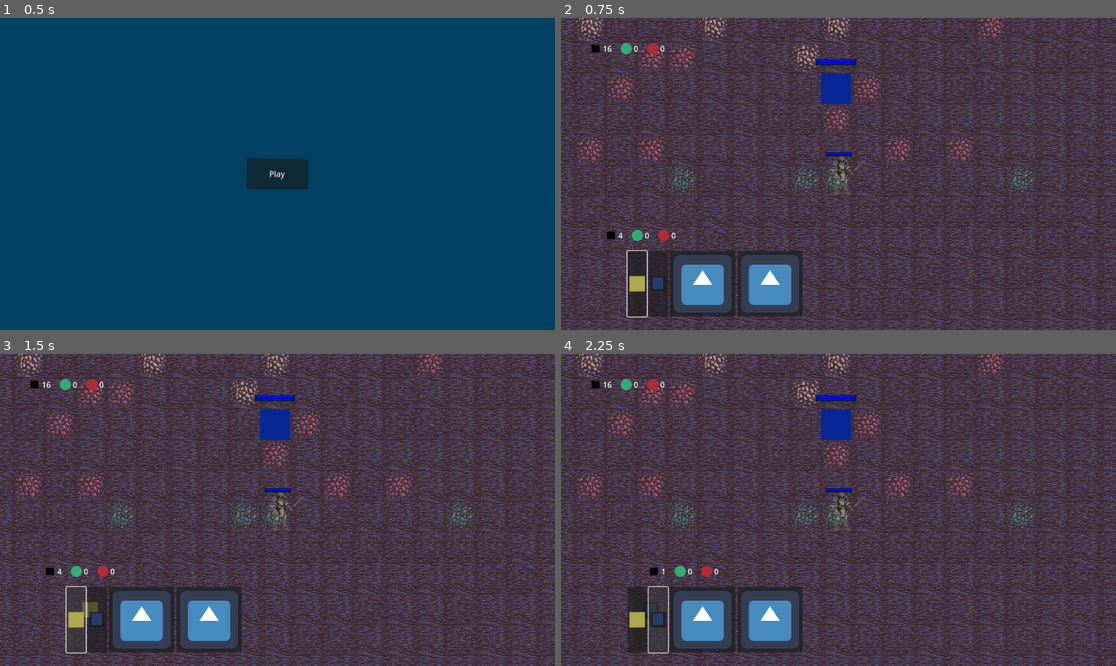
Above: before the commit, frames 1-4 (two rows, left to right).
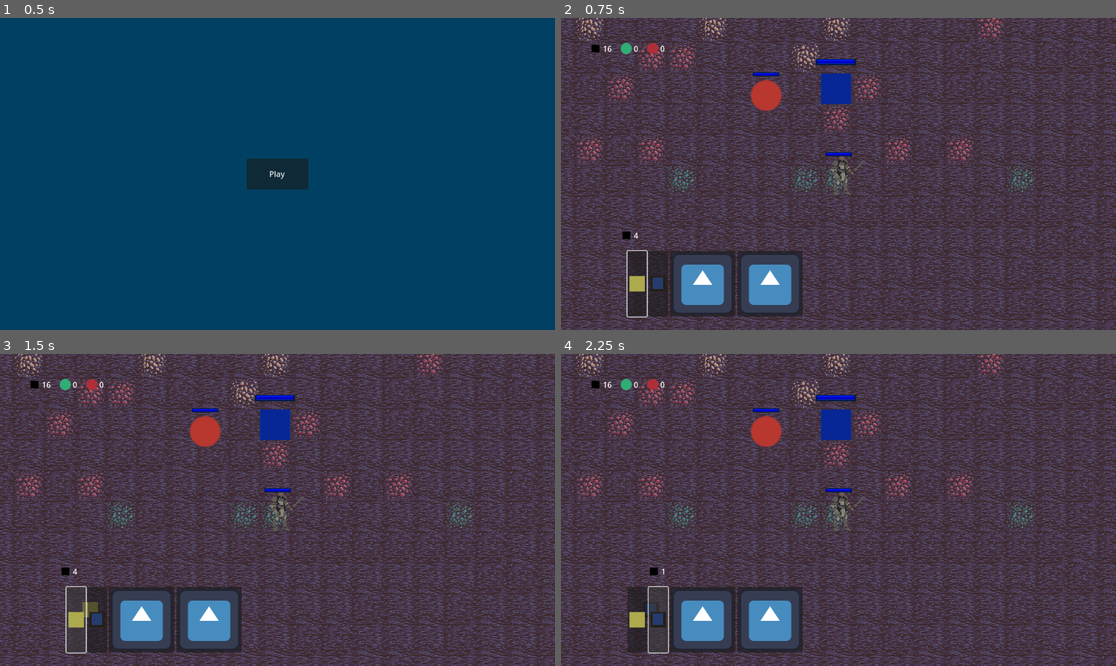
Above: after the commit, the same moments.

Repository: Schmo103/Euclid
Game: Godot game, scene res://menu/menu.tscn
The game is run twice, just before and just after one commit, with the same random seed, the same clock (stepped at 60 frames per second) and the same inputs. The engine's default icon, where the game draws it, is replaced by a stand-in: a white triangle on a blue panel in a dark square.
Inputs (mouse positions are in pixels of both pictures, inside the frame that each line leads up to):
- Up to frame 1 (0.5 s): no input
- Up to frame 2 (0.75 s): click "Play" at 0.5 s
- Up to frame 3 (1.5 s): click (77, 619) at 1.25 s
- Up to frame 4 (2.25 s): click (660, 619) at 2 s

Frame 1 is identical in both runs. In frame 2, 0.7% of the frame differs, in the area x 8-40%, y 17-72%; in frame 3, 0.7%; in frame 4, 0.7%.

Commit message:
Added laser and missile towers

Diff:
--- a/Euclid/building_system/building_gui/tower_display.gd
+++ b/Euclid/building_system/building_gui/tower_display.gd
@@ -33,7 +33,7 @@
 
 
 func set_up_price_display() -> void:
-	commodity_display_manager.set_commodities_to_price(tower_stats.price, false)
+	commodity_display_manager.set_commodities_to_price(tower_stats.price)
 
 
 func update_size_dependant_properties() -> void:
--- a/Euclid/enemies/enemy.gd
+++ b/Euclid/enemies/enemy.gd
@@ -1,14 +1,15 @@
 class_name Enemy
 extends RigidBody2D
 
-@export var health : int = 10:
+@export var health : int = 100:
 	set(h):
-		set_health(h)
+		health = set_health(h)
 
 @export var speed : int
 
 func _ready() -> void:
 	add_to_group("entity")
+	add_to_group("enemy")
 
 
 func take_damage(dmg : int) -> void:
@@ -22,7 +23,9 @@
 	queue_free()
 
 
-func set_health(h : int) -> void:
-	health = h
-	if health < 0:
-		health = 0
+func set_health(h : int) -> int:
+#	health = h
+	if h < 0:
+		return 0
+	else:
+		return h
--- a/Euclid/enemies/standard/standard_enemy.gd
+++ b/Euclid/enemies/standard/standard_enemy.gd
@@ -12,7 +12,7 @@
 var dir : Vector2
 var moving : bool = false
 
-@export var damage_dealt : int = 1
+@export var damage_dealt : int = 10
 
 
 func _ready() -> void:
@@ -57,10 +57,9 @@
 		s.set_linear_velocity(Vector2.ZERO)
 
 
-func set_health(h : int) -> void:
-	super(h)
-	health_display.value = h
-
+func set_health(h : int) -> int:
+	health_display.value = super(h)
+	return super(h)
 
 func _on_navigation_agent_2d_velocity_computed(safe_velocity):
 	lv = safe_velocity
--- a/Euclid/game_state/game_state.gd
+++ b/Euclid/game_state/game_state.gd
@@ -15,6 +15,7 @@
 var back_tile_map : TileMap
 var front_tile_map : TileMap
 var world : World
+var missiles : MissileManager
 
 #tile size information
 var tile_size : Vector2 = Vector2(32, 32)
--- a/Euclid/player/player.gd
+++ b/Euclid/player/player.gd
@@ -13,7 +13,7 @@
 
 @export var health_display : Control
 
-@export var health := 10:
+@export var health := 100:
 	set(h):
 		if h <= 0:
 			health = 0
--- a/Euclid/towers/farm_tower/farm_tower.tscn
+++ b/Euclid/towers/farm_tower/farm_tower.tscn
@@ -8,10 +8,11 @@
 [sub_resource type="RectangleShape2D" id="RectangleShape2D_retlc"]
 size = Vector2(32, 22)
 
-[node name="FarmTower" type="StaticBody2D" node_paths=PackedStringArray("health_display") groups=["farm"]]
+[node name="FarmTower" type="StaticBody2D" node_paths=PackedStringArray("health_display", "tower_menu") groups=["farm"]]
 collision_layer = 3
 script = ExtResource("1_05r2u")
 health_display = NodePath("HealthDisplay")
+tower_menu = NodePath("TowerMenu")
 
 [node name="Sprite2D" type="Sprite2D" parent="."]
 texture = ExtResource("2_qk1ss")
@@ -34,9 +35,6 @@
 offset_bottom = 17.0
 scale = Vector2(0.19, 0.1)
 
-[node name="CanvasLayer" type="CanvasLayer" parent="."]
-layer = 2
-
 [node name="TowerMenu" parent="." instance=ExtResource("4_6yrhs")]
 
 [connection signal="timeout" from="FarmTimer" to="." method="_on_farm_timer_timeout"]
--- a/Euclid/towers/laser_tower/laser_tower.gd
+++ b/Euclid/towers/laser_tower/laser_tower.gd
@@ -1,2 +1,78 @@
 class_name LaserTower
 extends Tower
+
+@export var enemy_detector : Area2D
+@export var laser_fire_postion : Node2D
+@export var laser_line : Line2D
+
+@export var damage : int = 20
+
+@export var load_duration : float = 2.5
+var loaded : bool = false
+
+@export var fire_duration : float = 0.5
+var firing : bool = false
+
+
+
+var target : Node2D = null
+
+func _ready() -> void:
+	super()
+	$LoadTimer.wait_time = load_duration
+	$LoadTimer.start()
+	$FireTimer.wait_time = fire_duration
+	laser_line.visible = false
+
+
+func _process(_delta) -> void:
+	if can_fire():
+		set_target()
+		if target != null:
+			fire_laser()
+	if firing:
+		if is_instance_valid(target):
+			draw_laser()
+		else:
+			firing = false
+
+
+func fire_laser() -> void:
+	loaded = false
+	firing = true
+	target.take_damage(damage)
+	draw_laser()
+	$FireTimer.start()
+	$LoadTimer.start()
+
+
+func draw_laser() -> void:
+	laser_line.visible = true
+	laser_line.clear_points()
+	laser_line.add_point(laser_fire_postion.position)
+	laser_line.add_point(to_local(target.global_position))
+
+
+func set_target() -> void:
+	var bodies = enemy_detector.get_overlapping_bodies()
+	if is_instance_valid(target) and bodies.has(target):
+		return
+	else:
+		target = null
+		for b in bodies:
+			if b.is_in_group("enemy"):
+				target = b
+				return
+
+
+func can_fire() -> bool:
+	return loaded and not firing
+
+
+func _on_load_timer_timeout():
+	loaded = true
+
+
+func _on_fire_timer_timeout():
+	firing = false
+	laser_line.visible = false
--- a/Euclid/towers/laser_tower/laser_tower.tscn
+++ b/Euclid/towers/laser_tower/laser_tower.tscn
@@ -8,9 +8,15 @@
 [sub_resource type="RectangleShape2D" id="RectangleShape2D_vplbq"]
 size = Vector2(32, 22)
 
-[node name="LaserTower" type="StaticBody2D" node_paths=PackedStringArray("health_display", "tower_menu")]
+[sub_resource type="CircleShape2D" id="CircleShape2D_5kc2r"]
+radius = 125.0
+
+[node name="LaserTower" type="StaticBody2D" node_paths=PackedStringArray("enemy_detector", "laser_fire_postion", "laser_line", "health_display", "tower_menu")]
 collision_layer = 3
 script = ExtResource("1_i48fo")
+enemy_detector = NodePath("EnemyDetector")
+laser_fire_postion = NodePath("LaserFirePosition")
+laser_line = NodePath("LaserLine")
 type = 1
 health_display = NodePath("HealthDisplay")
 tower_menu = NodePath("TowerMenu")
@@ -31,3 +37,25 @@
 scale = Vector2(0.19, 0.1)
 
 [node name="TowerMenu" parent="." instance=ExtResource("4_mn7y1")]
+
+[node name="LaserFirePosition" type="Node2D" parent="."]
+
+[node name="LoadTimer" type="Timer" parent="."]
+one_shot = true
+
+[node name="EnemyDetector" type="Area2D" parent="."]
+collision_layer = 4
+
+[node name="CollisionShape2D" type="CollisionShape2D" parent="EnemyDetector"]
+shape = SubResource("CircleShape2D_5kc2r")
+
+[node name="FireTimer" type="Timer" parent="."]
+one_shot = true
+
+[node name="LaserLine" type="Line2D" parent="."]
+width = 2.0
+default_color = Color(0.0392157, 0.607843, 0.941176, 1)
+antialiased = true
+
+[connection signal="timeout" from="LoadTimer" to="." method="_on_load_timer_timeout"]
+[connection signal="timeout" from="FireTimer" to="." method="_on_fire_timer_timeout"]
--- /dev/null
+++ b/Euclid/towers/missile_tower/missile.gd
@@ -0,0 +1,45 @@
+class_name Missile
+extends Area2D
+
+var target : Node2D
+var direction : Vector2 = Vector2.UP
+var speed : float
+
+var damage : int = 10
+
+var duration : float = 5
+
+func _ready() -> void:
+	$DurationTimer.wait_time = duration
+
+
+func _process(delta):
+	move_missile(delta)
+
+
+func move_missile(delta : float) -> void:
+	if is_instance_valid(target):
+		direction = position.direction_to(target.position)
+	position += direction * speed * delta
+
+
+func free_missile() -> void:
+	queue_free()
+
+
+func can_hit(body : Node2D) -> bool:
+	return body.is_in_group("enemy")
+
+
+func hit(body : Node2D) -> void:
+	body.take_damage(damage)
+	free_missile()
+
+
+func _on_duration_timer_timeout() -> void:
+	free_missile()
+
+
+func _on_body_entered(body : Node2D) -> void:
+	if can_hit(body):
+		hit(body)
--- /dev/null
+++ b/Euclid/towers/missile_tower/missile.tscn
@@ -0,0 +1,24 @@
+[gd_scene load_steps=4 format=3 uid="uid://dovtyx7qooi7d"]
+
+[ext_resource type="Script" path="res://towers/missile_tower/missile.gd" id="1_ri7c0"]
+[ext_resource type="Texture2D" uid="uid://c85gy73nrfd1u" path="res://art/filler_missile.png" id="1_yjlmy"]
+
+[sub_resource type="CircleShape2D" id="CircleShape2D_ys2dh"]
+radius = 15.0
+
+[node name="Missile" type="Area2D"]
+script = ExtResource("1_ri7c0")
+
+[node name="Sprite2D" type="Sprite2D" parent="."]
+texture_filter = 1
+texture = ExtResource("1_yjlmy")
+
+[node name="CollisionShape2D" type="CollisionShape2D" parent="."]
+visible = false
+shape = SubResource("CircleShape2D_ys2dh")
+
+[node name="DurationTimer" type="Timer" parent="."]
+autostart = true
+
+[connection signal="body_entered" from="." to="." method="_on_body_entered"]
+[connection signal="timeout" from="DurationTimer" to="." method="_on_duration_timer_timeout"]
--- a/Euclid/towers/missile_tower/missile_tower.gd
+++ b/Euclid/towers/missile_tower/missile_tower.gd
@@ -1,2 +1,59 @@
 class_name MissileTower
 extends Tower
+
+@export var missie_launch_point : Node2D
+@export var enemy_detector : Area2D
+var missile_scene : PackedScene = preload("res://towers/missile_tower/missile.tscn")
+
+@export var damage : int = 10
+
+@export var load_time : float = 1
+var loaded : bool = false
+
+@export var missile_speed : float = 300
+var target : Node2D = null
+
+
+func _ready() -> void:
+	super()
+	$LoadTimer.wait_time = load_time
+	$LoadTimer.start()
+
+
+func _process(_delta) -> void:
+	if can_fire():
+		set_target()
+		if target != null:
+			fire_missile(target, missile_speed, damage)
+
+
+func fire_missile(t : Node2D, speed : float, d : int) -> void:
+	var m = missile_scene.instantiate()
+	m.position = missie_launch_point.global_position
+	m.target = t
+	m.speed = speed
+	m.damage = d
+	GameState.missiles.add_missile(m)
+	loaded = false
+	$LoadTimer.start()
+
+
+func set_target() -> void:
+	var bodies = enemy_detector.get_overlapping_bodies()
+	if is_instance_valid(target) and bodies.has(target):
+		return
+	else:
+		target = null
+		for b in bodies:
+			if b.is_in_group("enemy"):
+				target = b
+				return
+
+
+#returns true if tower is able to fire, regardless of whether or not a target is available
+func can_fire() -> bool:
+	return loaded
+
+
+func _on_load_timer_timeout():
+	loaded = true
--- a/Euclid/towers/missile_tower/missile_tower.tscn
+++ b/Euclid/towers/missile_tower/missile_tower.tscn
@@ -8,19 +8,27 @@
 [sub_resource type="RectangleShape2D" id="RectangleShape2D_l5hmj"]
 size = Vector2(32, 22)
 
-[node name="MissileTower" type="StaticBody2D" node_paths=PackedStringArray("health_display", "tower_menu")]
+[sub_resource type="CircleShape2D" id="CircleShape2D_ec7dw"]
+radius = 125.0
+
+[node name="MissileTower" type="StaticBody2D" node_paths=PackedStringArray("missie_launch_point", "enemy_detector", "health_display", "tower_menu")]
 collision_layer = 3
 script = ExtResource("1_v2k5x")
+missie_launch_point = NodePath("MissileLaunchPoint")
+enemy_detector = NodePath("EnemyDetector")
 health_display = NodePath("HealthDisplay")
 tower_menu = NodePath("TowerMenu")
 
 [node name="Sprite2D" type="Sprite2D" parent="."]
+self_modulate = Color(0.188235, 0.176471, 0.14902, 1)
 scale = Vector2(0.25, 0.25)
 texture = ExtResource("1_0ansi")
 
 [node name="CollisionShape2D" type="CollisionShape2D" parent="."]
 position = Vector2(0, 5)
 shape = SubResource("RectangleShape2D_l5hmj")
+
+[node name="MissileLaunchPoint" type="Node2D" parent="."]
 
 [node name="HealthDisplay" parent="." instance=ExtResource("4_76p3g")]
 offset_left = -13.0
@@ -30,3 +38,14 @@
 scale = Vector2(0.19, 0.1)
 
 [node name="TowerMenu" parent="." instance=ExtResource("4_1b52b")]
+
+[node name="LoadTimer" type="Timer" parent="."]
+one_shot = true
+
+[node name="EnemyDetector" type="Area2D" parent="."]
+collision_layer = 4
+
+[node name="CollisionShape2D" type="CollisionShape2D" parent="EnemyDetector"]
+shape = SubResource("CircleShape2D_ec7dw")
+
+[connection signal="timeout" from="LoadTimer" to="." method="_on_load_timer_timeout"]
--- a/Euclid/towers/tower.gd
+++ b/Euclid/towers/tower.gd
@@ -10,7 +10,7 @@
 @export_enum("UTIL", "DEFENSE", "TERRAIN")
 var type : int = tower_types.UTIL
 
-@export var health := 10:
+@export var health := 100:
 	set(h):
 		if h <= 0:
 			health = 0
@@ -42,6 +42,7 @@
 
 	if tower_menu != null:
 		tower_menu.sell_clicked.connect(_on_sell_clicked)
+#		tower_menu.position =
 	else:
 		push_error("Tower: " + str(self) + " at pos: " + str(tile_pos) + "has no menu assigned")
 
--- a/Euclid/towers/tower_menu.tscn
+++ b/Euclid/towers/tower_menu.tscn
@@ -3,6 +3,7 @@
 [ext_resource type="Script" path="res://towers/tower_menu.gd" id="1_x1hlq"]
 
 [node name="TowerMenu" type="Control"]
+z_index = 4096
 layout_mode = 3
 anchors_preset = 0
 offset_right = 40.0
--- /dev/null
+++ b/Euclid/world/missiles.gd
@@ -0,0 +1,9 @@
+class_name MissileManager
+extends Node2D
+
+func _enter_tree() -> void:
+	GameState.missiles = self
+
+
+func add_missile(m : Node) -> void:
+	add_child(m)
--- a/Euclid/world/world.tscn
+++ b/Euclid/world/world.tscn
@@ -19,6 +19,7 @@
 [ext_resource type="PackedScene" uid="uid://b2kyy21bd4dep" path="res://towers/wall/wall.tscn" id="11_70i1t"]
 [ext_resource type="PackedScene" uid="uid://cef18jyr72ni8" path="res://towers/missile_tower/missile_tower.tscn" id="12_tmc8m"]
 [ext_resource type="PackedScene" uid="uid://cwte17ddcw616" path="res://towers/laser_tower/laser_tower.tscn" id="13_ythck"]
+[ext_resource type="Script" path="res://world/missiles.gd" id="20_0jy7k"]
 
 [sub_resource type="NavigationPolygon" id="NavigationPolygon_sv1bm"]
 vertices = PackedVector2Array(-16, -16, 16, -16, 16, 16, -16, 16)
@@ -104,7 +105,7 @@
 [node name="Enemies" type="Node2D" parent="Mobs"]
 
 [node name="StandardEnemy" parent="Mobs/Enemies" instance=ExtResource("7_tfv0m")]
-position = Vector2(-307, 264)
+position = Vector2(399, 302)
 
 [node name="FrontTileMap" type="TileMap" parent="."]
 scale = Vector2(2, 2)
@@ -113,6 +114,10 @@
 layer_0/name = "Objects"
 layer_0/tile_data = PackedInt32Array(262152, 0, 65536)
 script = ExtResource("7_yor02")
+
+[node name="Missiles" type="Node2D" parent="."]
+z_index = 4096
+script = ExtResource("20_0jy7k")
 
 [node name="BuildIcon" type="Sprite2D" parent="."]
 z_index = 4026
Binary file added: Euclid/art/filler_missile.png
Not shown, added: Euclid/art/filler_missile.png.import
Not shown: 1 places in Euclid/towers/laser_tower/laser_tower.tscn that only renumber resources
Not shown: 1 places in Euclid/towers/missile_tower/missile_tower.tscn that only renumber resources
Not shown: 1 places in Euclid/world/world.tscn that only renumber resources
